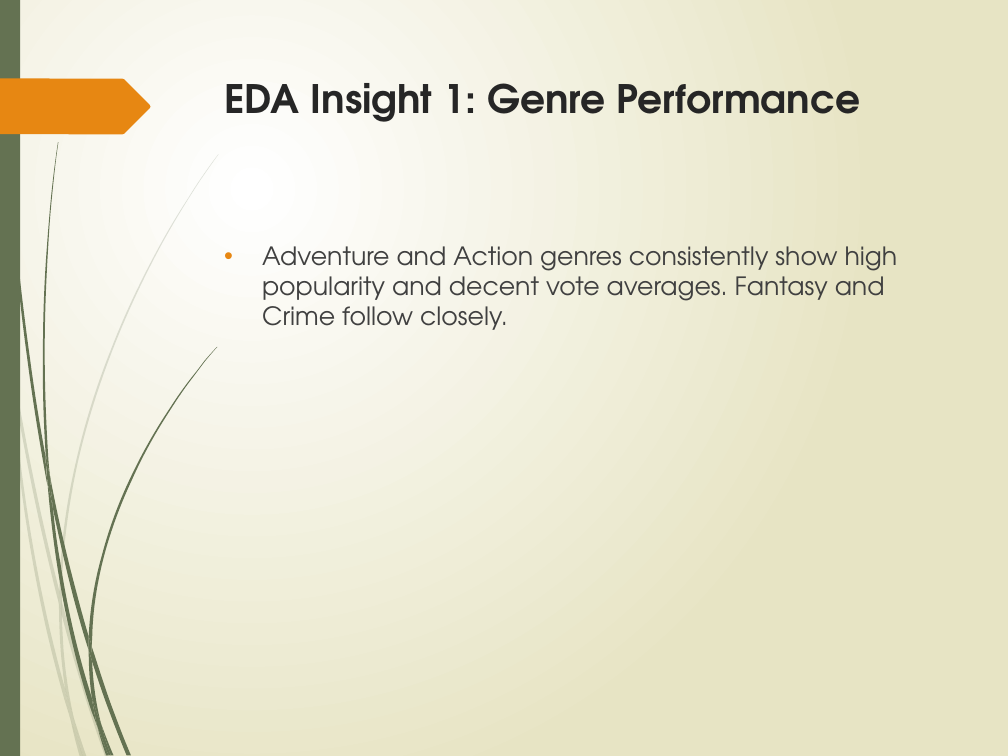
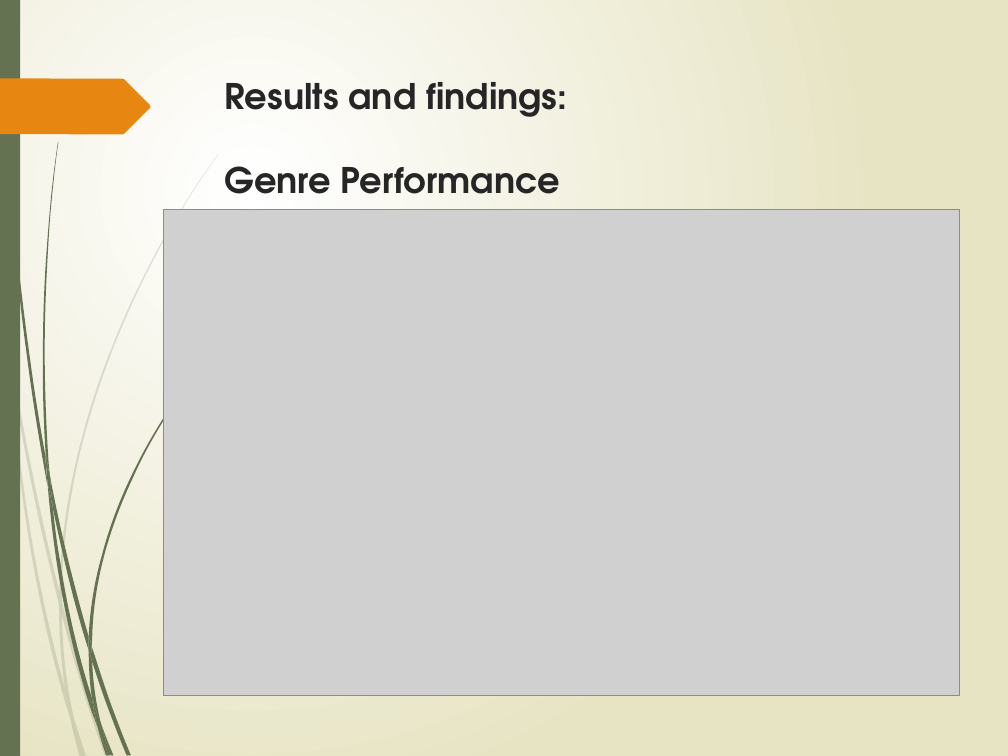
Before and after one commit to Hafsa-mohamed-Ad3n/Box-Office-Blueprint-Data-Driven-Insights-for-Microsoft-s-Movie-Studio-Launch, a slide deck: slide 4 of Movie_Analysis_Presentation latest copy.pptx. Drawn at 1008x756 pixels with LibreOffice and Linux fonts; fonts in the diff are those of the drawing; grey boxes stand for pictures. Boxes give left, top, right and bottom in pixels: in the first picture for what was removed or moved away, otherwise in the second. Text is boxed around its words. In the diff, an @@ line names an element or a change of style, - is before the commit and + after.

```diff
--- a/Movie_Analysis_Presentation latest copy.pptx
+++ b/Movie_Analysis_Presentation latest copy.pptx
@@ title at [224,82,567,194]: text changed; size 28 to 25.2 pt @@
-EDA Insight 1: Genre Performance
+Results and findings:
+Genre Performance
@@ picture added at [164,210,960,695] @@
@@ text removed at [262,246,898,330] @@
-• Adventure and Action genres consistently show high popularity and decent vote averages. Fantasy and Crime follow closely.
```
Also in this commit, not shown: 7 other slides changed, 12 slides added, 2 slides removed.
